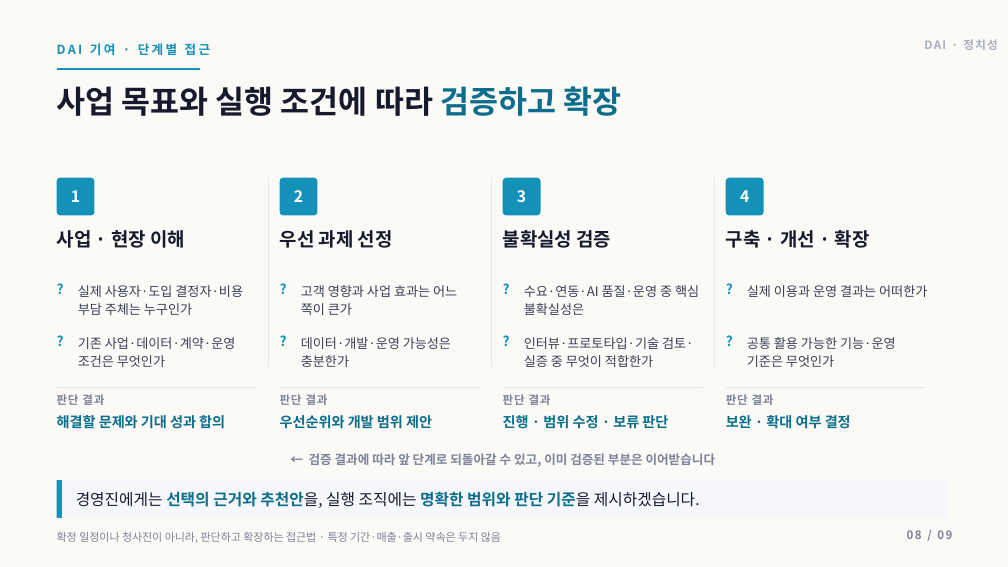
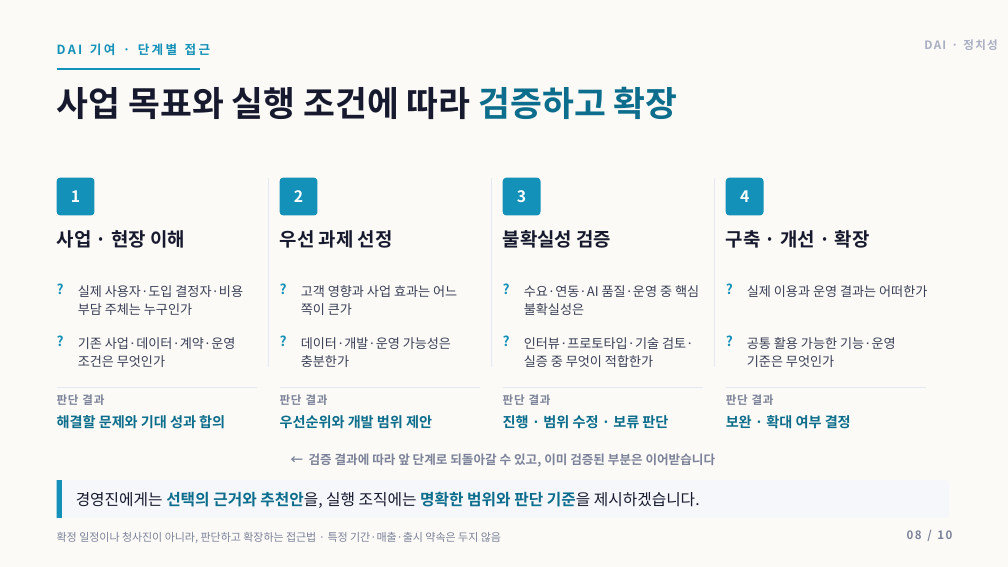
Before and after one commit to insightjung27/dai-healthcare-pt-deck-2, a slide deck: slide 8 of 정치성_DAI_AI헬스케어플랫폼팀장_면접PT.pptx. Drawn at 1008x567 pixels with LibreOffice and Linux fonts; fonts in the diff are those of the drawing. Boxes give left, top, right and bottom in pixels: in the first picture for what was removed or moved away, otherwise in the second. Text is boxed around its words. In the diff, an @@ line names an element or a change of style, - is before the commit and + after.

```diff
--- a/정치성_DAI_AI헬스케어플랫폼팀장_면접PT.pptx
+++ b/정치성_DAI_AI헬스케어플랫폼팀장_면접PT.pptx
@@ text "사업 목표와 실행 조건에 따라 ..." at (57, 86, 678, 119): size 30 to 33 pt @@
@@ text at (937, 530, 952, 539): text changed @@
-08 / 09
+08 / 10
```
Also in this commit, not shown: 8 other slides changed, 1 slide added, 3 other files.
